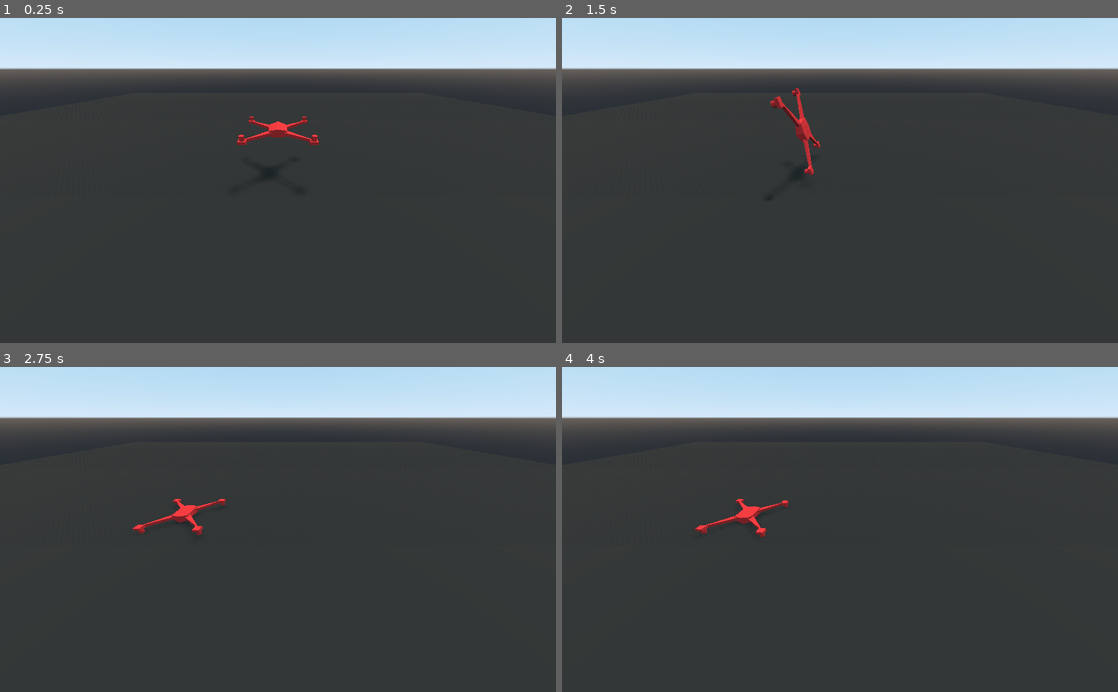
Above: before the commit, frames 1-4 (two rows, left to right).
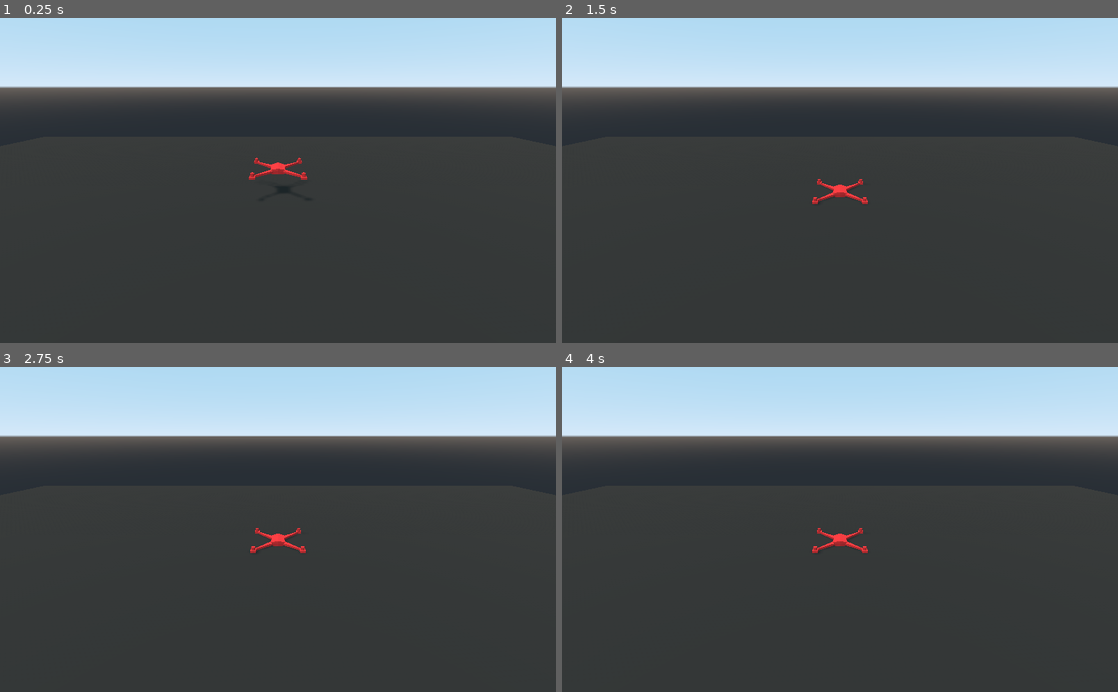
Above: after the commit, the same moments.

Repository: j4cobgarby/dronefleet
Game: Godot game, scene res://Main.tscn
The game is run twice, just before and just after one commit, with the same random seed, the same clock (stepped at 60 frames per second) and the same inputs.
Inputs:
- Up to frame 1 (0.25 s): no input
- Up to frame 2 (1.5 s): hold Up (up) 0.53-1.28 s; hold A (a) 0.53-1.28 s; tap D (d) at 0.8, 1.35 s
- Up to frame 3 (2.75 s): tap E (e) at 1.55 s; hold Up (up) from 2.03 s (still down); hold E (e) from 2.03 s (still down); tap Q (q) at 2.3 s
- Up to frame 4 (4 s): release E (e) at 2.78 s; tap Q (q) at 2.85 s; tap S (s) at 3.05 s; tap Enter at 3.5 s; release Up (up) at 3.53 s; hold S (s) from 3.53 s (still down); tap W (w) at 3.8 s

The runs differ from the first frame. In frame 1, 9.2% of the frame differs, in the area x 0-100%, y 15-50%; in frame 2, 9.2%, in the area x 0-100%, y 15-58%; in frame 3, 9.2%; in frame 4, 9.2%.

Commit message:
for remote

Diff:
--- a/dronesim/Drone.gd
+++ b/dronesim/Drone.gd
@@ -1,6 +1,6 @@
 extends RigidBody
 
-const power = 4.5
+const power = 10
 var server_addr = "127.0.0.1"
 var server_port = 14444
 var sock = PacketPeerUDP.new()
@@ -63,36 +63,11 @@
 	for i in range(sock.get_available_packet_count()):
 		var msg = sock.get_packet().get_string_from_ascii()
 		print("From server: ", msg)
-
-	mots = [0,0,0,0]
-
-	if Input.is_action_pressed("w"):
-		mots[2] += power
-		mots[3] += power
-	if Input.is_action_pressed("a"):
-		mots[1] += power
-		mots[3] += power
-	if Input.is_action_pressed("s"):
-		mots[0] += power
-		mots[1] += power
-	if Input.is_action_pressed("d"):
-		mots[0] += power
-		mots[2] += power
-	if Input.is_action_pressed("q"):
-		mots[1] -= power
-		mots[0] += power
-		mots[2] -= power
-		mots[3] += power
-	if Input.is_action_pressed("e"):
-		mots[0] -= power
-		mots[1] += power
-		mots[2] += power
-		mots[3] -= power
-	if Input.is_action_pressed("up"):
-		mots[0] += power
-		mots[1] += power
-		mots[2] += power
-		mots[3] += power
+		if msg[0] == 'M':
+			var val_strings = msg.right(1).split("/")
+			mots = []
+			for v in val_strings:
+				mots.append((float(v)/100) * power)
 
 	var torque = 0
 	for i in range(4):
--- a/dronesim/Drone.tscn
+++ b/dronesim/Drone.tscn
@@ -45,7 +45,7 @@
 [node name="RigidBody" type="RigidBody" parent="."]
 mass = 0.54
 physics_material_override = SubResource( 1 )
-gravity_scale = 2.24
+gravity_scale = 4.0
 script = ExtResource( 2 )
 __meta__ = {
 "_edit_group_": true
--- a/dronesim/Main.tscn
+++ b/dronesim/Main.tscn
@@ -14,16 +14,9 @@
 [sub_resource type="SpatialMaterial" id=4]
 albedo_color = Color( 0.164706, 0.152941, 0.137255, 1 )
 
-[sub_resource type="ProceduralSky" id=5]
-
-[sub_resource type="Environment" id=6]
-background_mode = 2
-background_sky = SubResource( 5 )
-
 [node name="Main" type="Spatial"]
 
 [node name="StaticBody" type="StaticBody" parent="."]
-transform = Transform( 1, 0, 0, 0, 1, 0, 0, 0, 1, 0, -0.823096, 0 )
 physics_material_override = SubResource( 1 )
 
 [node name="CollisionShape" type="CollisionShape" parent="StaticBody"]
@@ -39,11 +32,8 @@
 light_energy = 0.84
 shadow_enabled = true
 
-[node name="Camera" type="Camera" parent="."]
-transform = Transform( -1, 4.76446e-08, -7.3299e-08, -5.39186e-09, 0.803234, 0.595664, 8.72564e-08, 0.595664, -0.803234, 0, 13.9267, -22.5899 )
-environment = SubResource( 6 )
-fov = 94.2
-far = 1103.9
-
 [node name="Drone" parent="." instance=ExtResource( 1 )]
 transform = Transform( 1, 0, 0, 0, 1, 0, 0, 0, 1, 0, 7.06767, 0 )
+
+[node name="Camera" type="Camera" parent="."]
+transform = Transform( 1, 0, 0, 0, 0.927523, 0.373765, 0, -0.373765, 0.927523, 0, 20.7841, 42.329 )
--- a/dronesim/project.godot
+++ b/dronesim/project.godot
@@ -56,6 +56,8 @@
 
 common/enable_pause_aware_picking=true
 3d/physics_engine="Bullet"
+3d/default_linear_damp=0.5
+3d/default_angular_damp=0.5
 
 [rendering]
 
Not shown: 1 places in dronesim/Main.tscn that only renumber resources
Not shown, changed: dronesim/server.py
